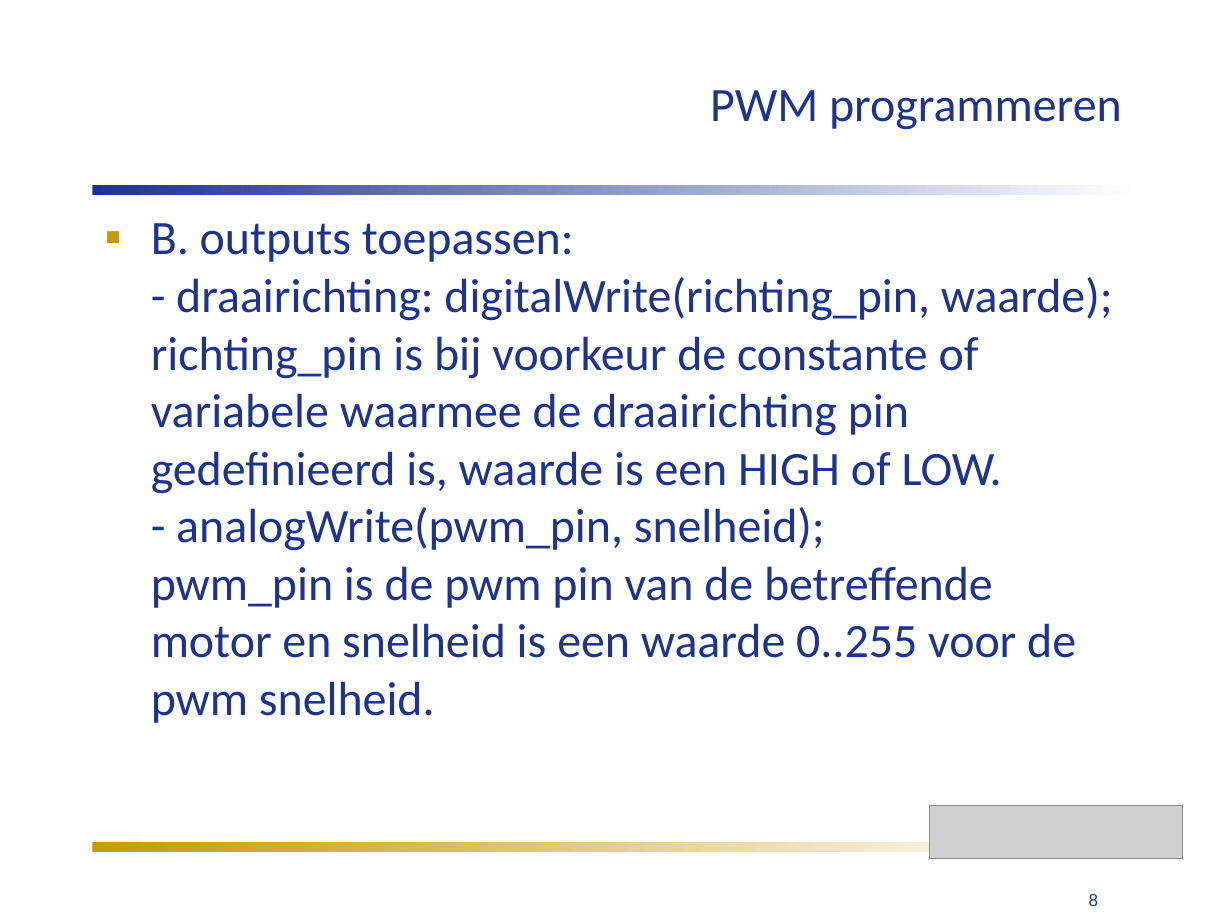
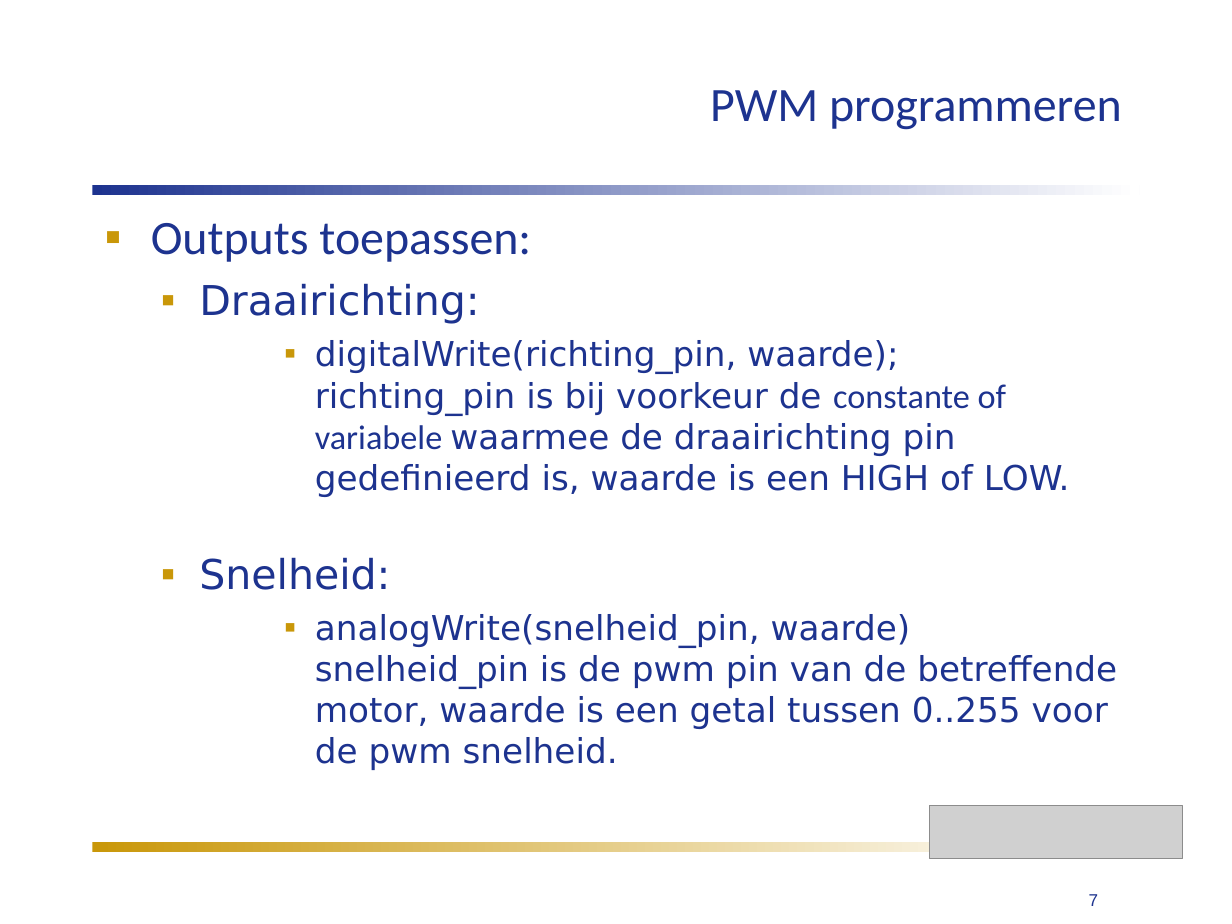
Before and after one commit to humiq/Greendevelopment, a slide deck: slide 7 of trunk/documents/Colleges/ISIROB College 4.ppt (slide 8 before the commit). Drawn at 1232x924 pixels with LibreOffice and Linux fonts; fonts in the diff are those of the drawing; grey boxes stand for pictures. Boxes give left, top, right and bottom in pixels: in the first picture for what was removed or moved away, otherwise in the second. Text is boxed around its words. In the diff, an @@ line names an element or a change of style, - is before the commit and + after.

```diff
--- a/trunk/documents/Colleges/ISIROB College 4.ppt
+++ b/trunk/documents/Colleges/ISIROB College 4.ppt
@@ text at [151,223,1117,770]: text changed; size 28 to 20 pt; font Calibri to DejaVu Sans @@
-▪ B. outputs toepassen:
-  - draairichting: digitalWrite(richting_pin, waarde);
-  richting_pin is bij voorkeur de constante of variabele waarmee de draairichting pin gedefinieerd is, waarde is een HIGH of LOW.
-  - analogWrite(pwm_pin, snelheid);
-  pwm_pin is de pwm pin van de betreffende motor en snelheid is een waarde 0..255 voor de pwm snelheid.
+▪ Outputs toepassen:
+  ▪ Draairichting:
+      ▪ digitalWrite(richting_pin, waarde);
+        richting_pin is bij voorkeur de constante of variabele waarmee de draairichting pin gedefinieerd is, waarde is een HIGH of LOW.
+  ▪ Snelheid:
+      ▪ analogWrite(snelheid_pin, waarde)
+        snelheid_pin is de pwm pin van de betreffende motor, waarde is een getal tussen 0..255 voor de pwm snelheid.
@@ page number at [1089,894,1099,906]: text changed @@
-8
+7
```
Also in this commit, not shown: 9 other slides changed, 2 slides removed, 5 other files.
